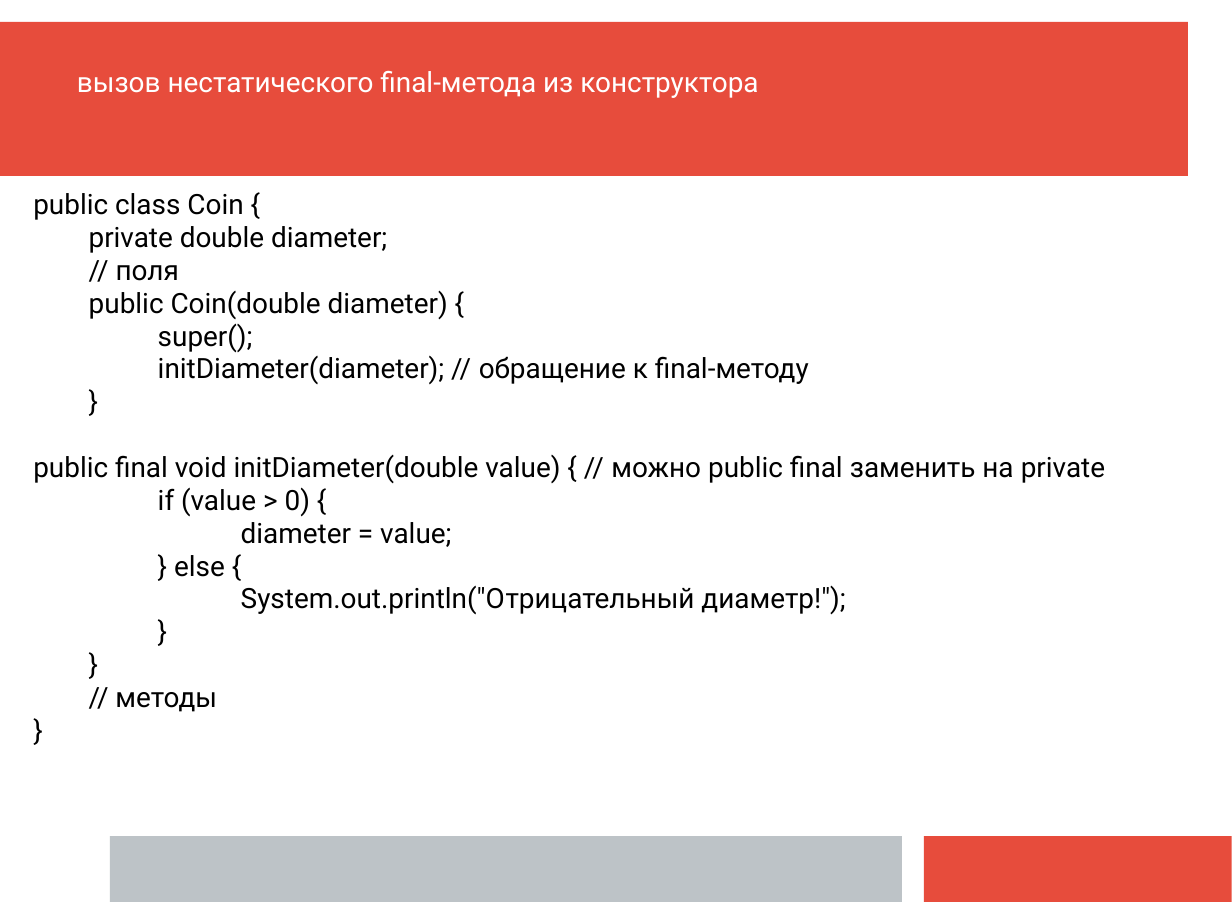
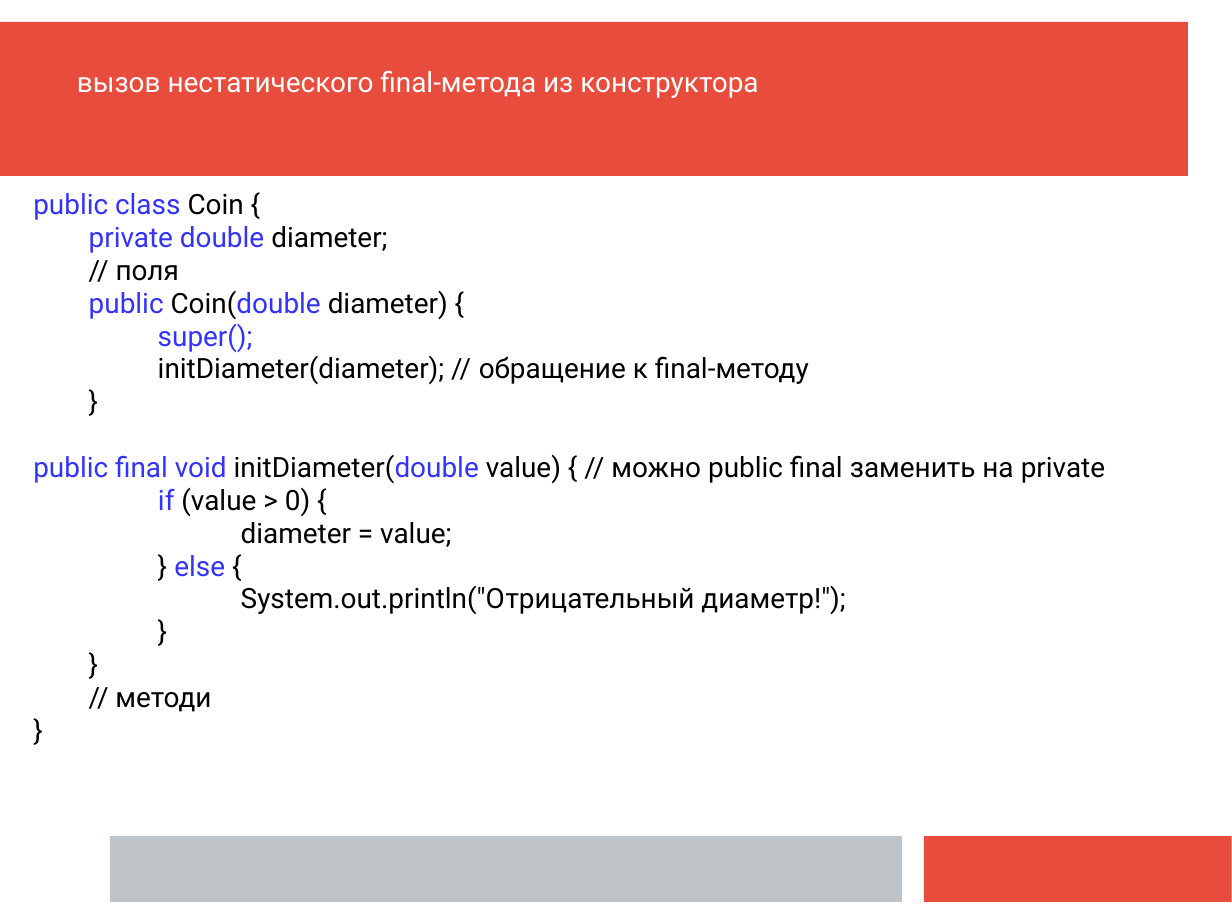
Before and after one commit to mecchmatProjects/JavaCourse, a slide deck: slide 10 of L03_OOP_Inher/JavaTutorUkr3oop.ppt. Drawn at 1232x924 pixels with LibreOffice and Linux fonts; fonts in the diff are those of the drawing. Boxes give left, top, right and bottom in pixels: in the first picture for what was removed or moved away, otherwise in the second. Text is boxed around its words. In the diff, an @@ line names an element or a change of style, - is before the commit and + after.

```diff
--- a/L03_OOP_Inher/JavaTutorUkr3oop.ppt
+++ b/L03_OOP_Inher/JavaTutorUkr3oop.ppt
@@ text at bbox=[33, 193, 1105, 614]: text colour #000000 to #3333FF in "public class", "private double", "public Coin(double", "super();" and 3 more places @@
@@ text at bbox=[115, 692, 211, 712]: text changed @@
-// методы
+// методи
```
Also in this commit, not shown: 13 other slides changed, 1 other file.
